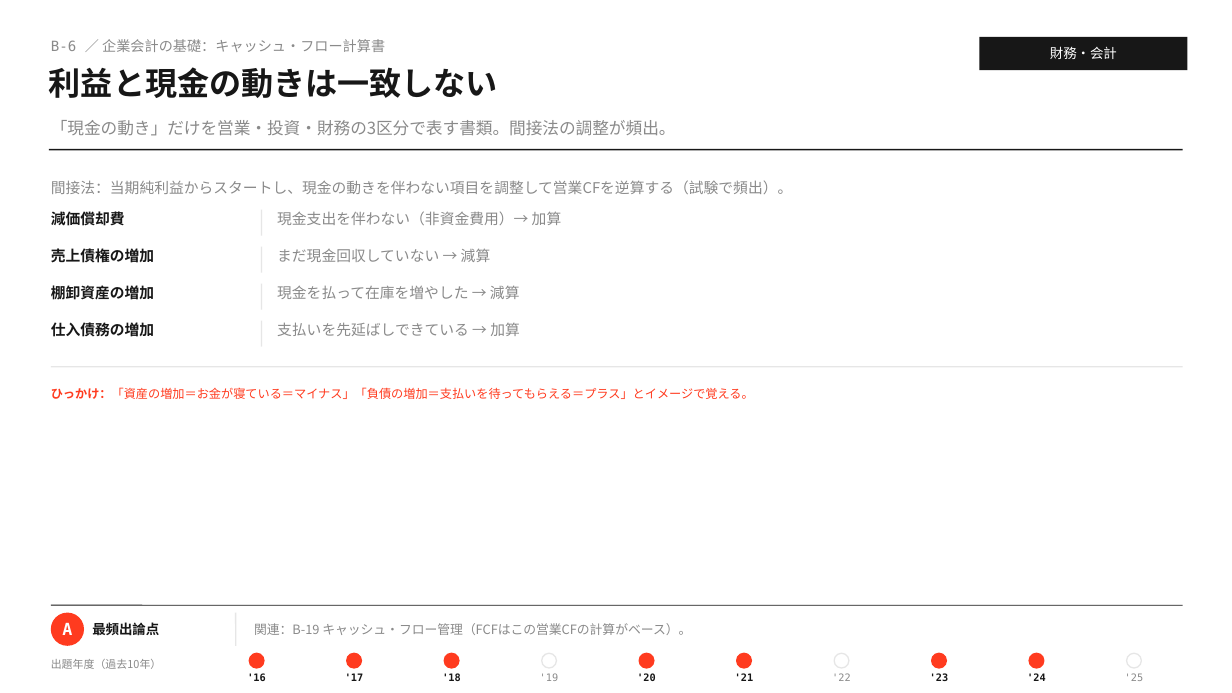
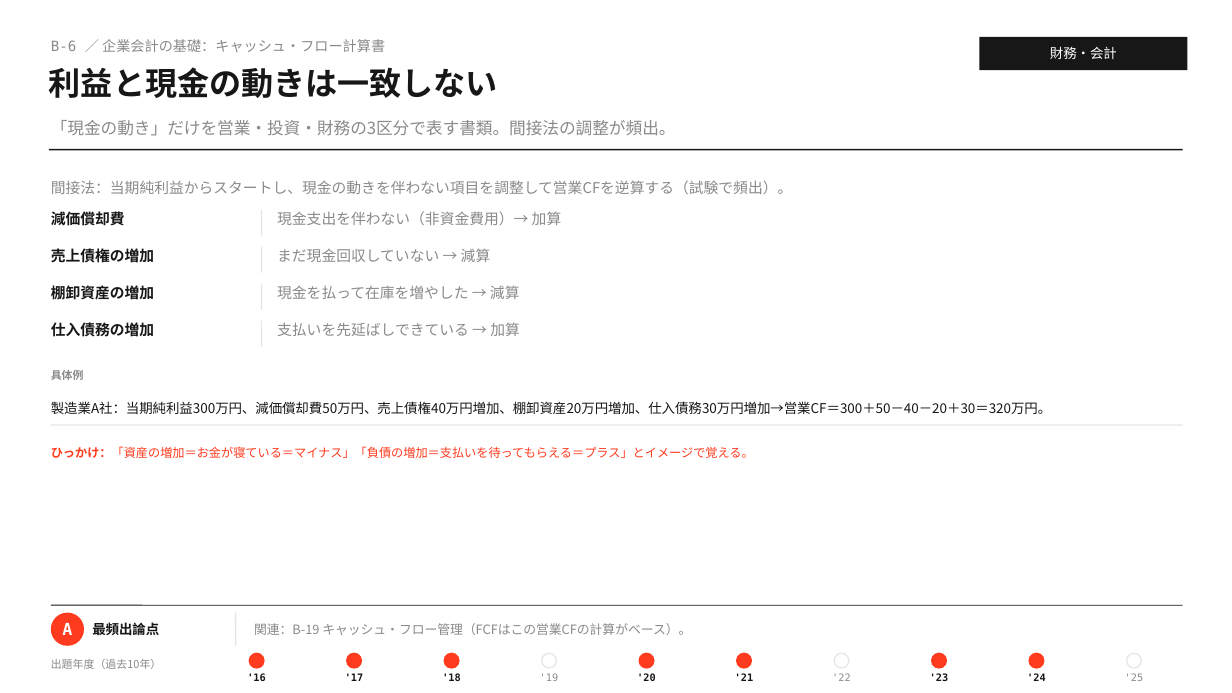
Before and after one commit to MasatoshiSano/SMEC, a slide deck: slide 8 of slides/1st_stage/B_finance_accounting.pptx. Drawn at 1232x693 pixels with LibreOffice and Linux fonts; fonts in the diff are those of the drawing. Boxes give left, top, right and bottom in pixels: in the first picture for what was removed or moved away, otherwise in the second. Text is boxed around its words. In the diff, an @@ line names an element or a change of style, - is before the commit and + after.

```diff
--- a/slides/1st_stage/B_finance_accounting.pptx
+++ b/slides/1st_stage/B_finance_accounting.pptx
@@ text added at <box>51,370,1051,414</box>, 10.5 pt, text #171717 @@
+具体例
+製造業A社：当期純利益300万円、減価償却費50万円、売上債権40万円増加、棚卸資産20万円増加、仕入債務30万円増加→営業CF＝300＋50－40－20＋30＝320万円。
@@ text "ひっかけ：「資産の増加＝お金が寝ている＝マイナス」「負債の増加＝支払いを待ってもらえる＝プラス」とイメージで覚える。": place and size @@
-text "ひっかけ：「資産の増加＝お金が寝ている＝マイナス」「負債の増加＝支払いを待ってもらえる＝プラス」とイメージで覚える。" at <box>51,387,754,399</box>
+text "ひっかけ：「資産の増加＝お金が寝ている＝マイナス」「負債の増加＝支払いを待ってもらえる＝プラス」とイメージで覚える。" at <box>51,446,754,458</box>
@@ line moved from (51, 367) - (1183, 367) to (51, 425) - (1183, 425) @@
```
Also in this commit, not shown: 5 other slides changed, 2 other files.
